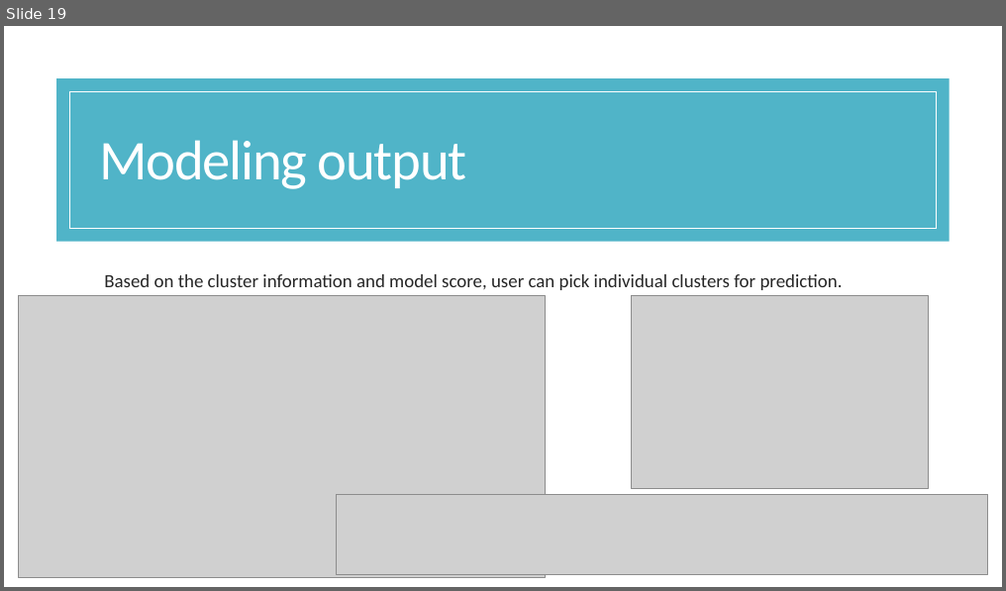
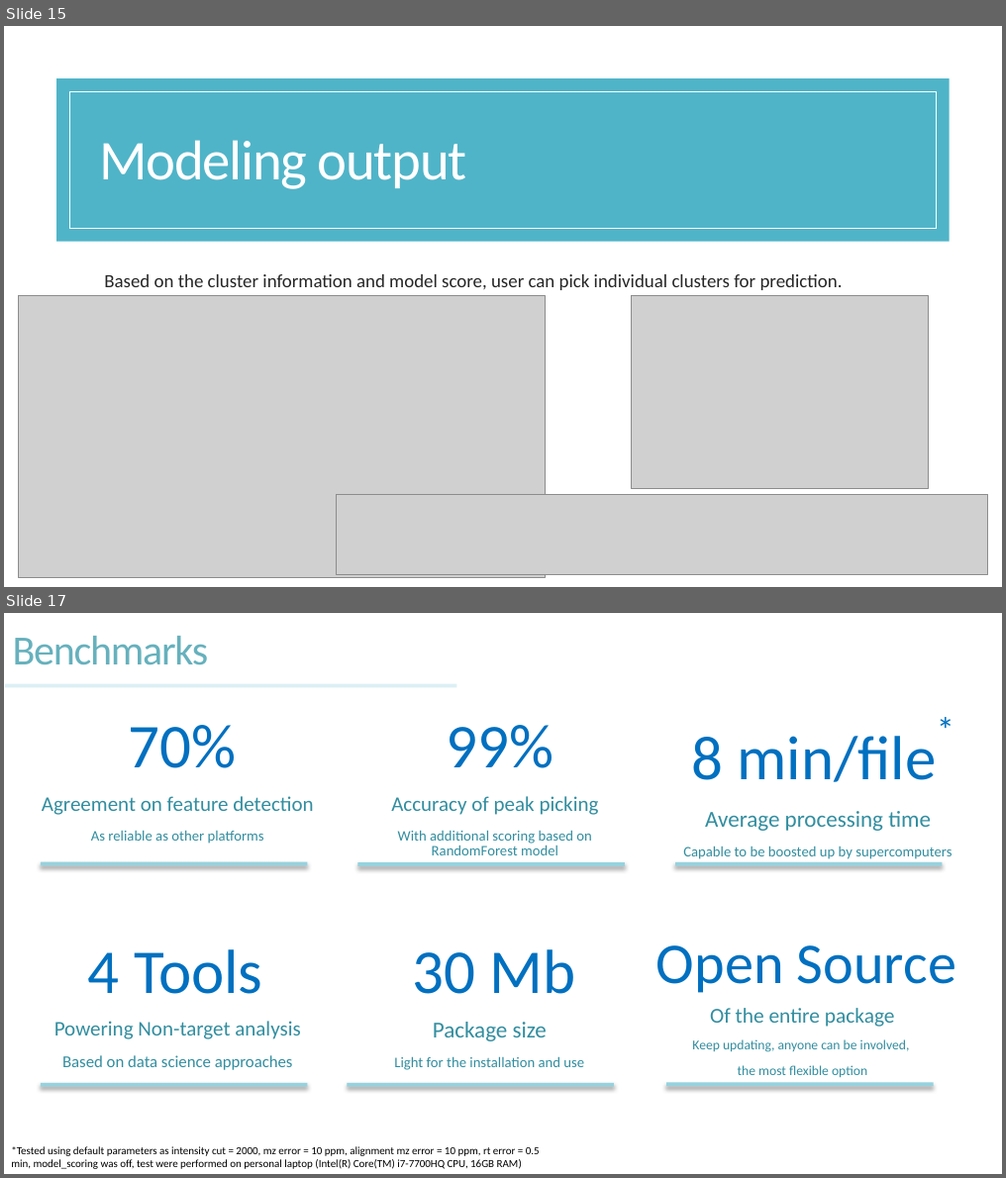
Before and after one commit to XiminHu/mass-suite, a slide deck: doc/20210326 ACS presentation.pptx. Shown one above the other, each under a label of ours: slide 19 before the commit, slides 15 and 17 after it; the slides between them are not shown. The pictures are 1006x591 and 1006x1178 pixels, drawn with LibreOffice and Linux fonts; fonts in the diff are those of the drawing; grey boxes stand for pictures. Boxes give left, top, right and bottom in pixels: in the first picture for what was removed or moved away, otherwise in the second. Text is boxed around its words. In the diff, an @@ line names an element or a change of style, - is before the commit and + after.

```diff
--- a/doc/20210326 ACS presentation.pptx
+++ b/doc/20210326 ACS presentation.pptx
@@ slide 17 added at box(4, 613, 1002, 1174), background #FFFFFF @@
@@ title added at box(13, 636, 209, 665), 40 pt, text #66B1BD @@
+Benchmarks
@@ rectangle added at box(5, 684, 456, 688), fill #DCF0F4 @@
@@ text added at box(42, 725, 313, 844), 20 pt, text #328EA0 @@
+  70%
+  Agreement on feature detection
+  As reliable as other platforms
@@ text added at box(391, 725, 599, 856), 14 pt, text #328EA0 @@
+  99%
+  Accuracy of peak picking
+  With additional scoring based on RandomForest model
@@ text added at box(683, 736, 951, 860), 14 pt, text #328EA0 @@
+  8 min/file*
+  Average processing time
+  Capable to be boosted up by supercomputers
@@ rectangle added at box(41, 862, 307, 866), fill #96D2DE @@
@@ rectangle added at box(358, 862, 625, 866), fill #96D2DE @@
@@ rectangle added at box(675, 862, 943, 866), fill #96D2DE @@
@@ text added at box(54, 950, 301, 1070), 16 pt, text #328EA0 @@
+  4 Tools
+  Powering Non-target analysis
+  Based on data science approaches
@@ text added at box(394, 950, 584, 1070), 14 pt, text #328EA0 @@
+  30 Mb
+  Package size
+  Light for the installation and use
@@ text added at box(656, 946, 956, 1078), 12.9 pt, text #328EA0 @@
+  Open Source
+  Of the entire package
+  Keep updating, anyone can be involved,
+  the most flexible option
@@ rectangle added at box(41, 1083, 307, 1087), fill #96D2DE @@
@@ rectangle added at box(347, 1083, 614, 1087), fill #96D2DE @@
@@ rectangle added at box(666, 1083, 933, 1087), fill #96D2DE @@
@@ text added at box(11, 1147, 540, 1169), 10.5 pt, text #000000 @@
+*Tested using default parameters as intensity cut = 2000, mz error = 10 ppm, alignment mz error = 10 ppm, rt error = 0.5 min, model_scoring was off, test were performed on personal laptop (Intel(R) Core(TM) i7-7700HQ CPU, 16GB RAM)
@@ what was slide 19 is now slide 15 @@
```
Also in this commit, not shown: 8 slides changed, 10 other slides added, 18 slides removed, 9 other files.
